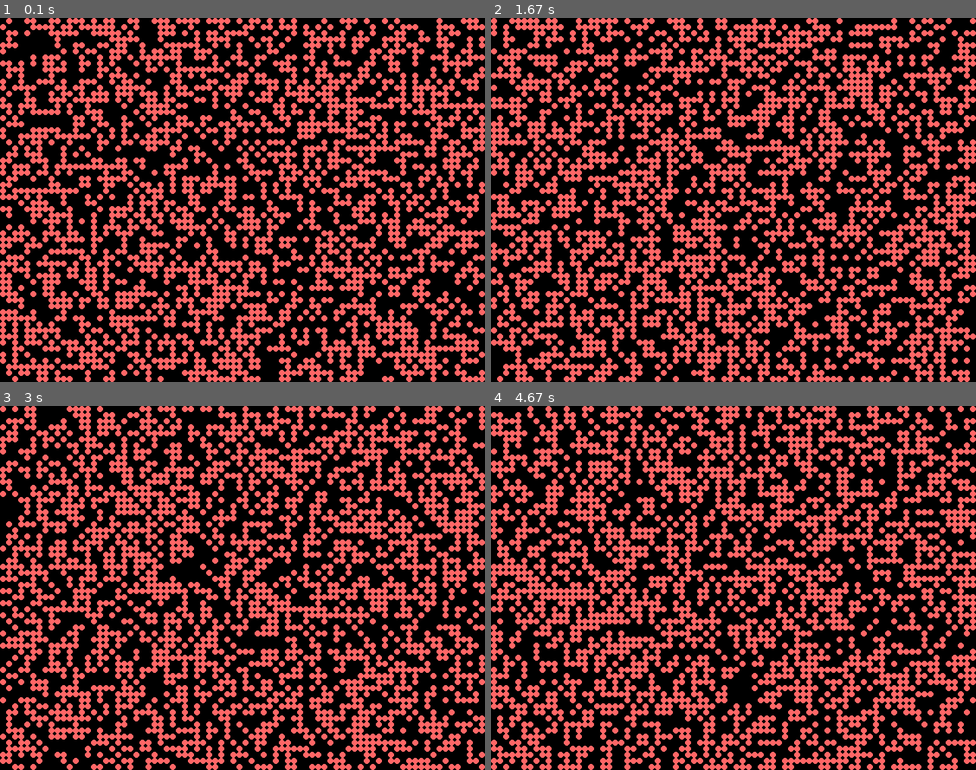
Above: before the commit, frames 1-4 (two rows, left to right).
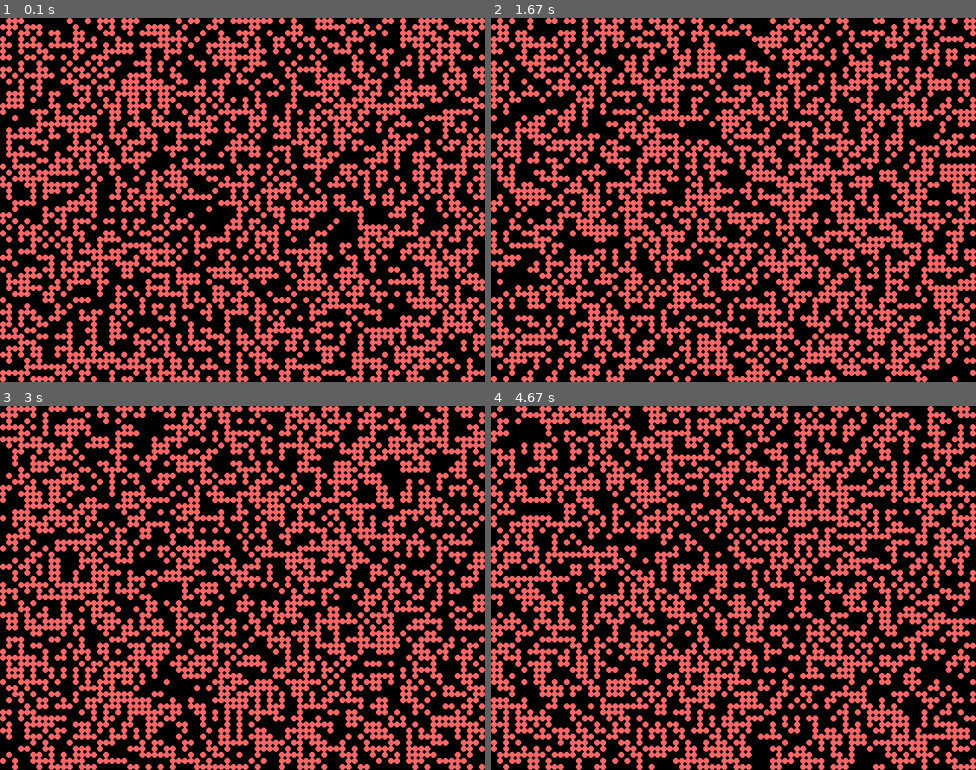
Above: after the commit, the same moments.

Repository: RMDircio/DevD_PygameGoF
Game: pygame game, started from GameOfLife/GameOfLife.py
Same seed, same stepped clock (60 frames per second), same inputs: the game is played once before the commit and once after it.
Inputs:
- Up to frame 1 (0.1 s): no input
- Up to frame 2 (1.67 s): no input
- Up to frame 3 (3 s): no input
- Up to frame 4 (4.67 s): no input

The runs differ from the first frame. In frame 1, 37% of the frame differs, in the area x 0-100%, y 0-100%; in frame 2, 39%; in frame 3, 38%; in frame 4, 39%.

Commit message:
Slowed FPS

Diff:
--- a/GameOfLife/GameOfLife.py
+++ b/GameOfLife/GameOfLife.py
@@ -1,13 +1,17 @@
 
 import sys, pygame
 import random
+from datetime import datetime
 
 # Customizable items
 grid_size = width, height = 800, 600
 cell_size = 10 # radius
+max_fps = 1.0
+
 # cell colors
 dead_black = 0, 0, 0
 alive_coral = 255, 102, 102
+
 
 # Class for whole game
 class GameOfLife:
@@ -19,6 +23,7 @@
         self.screen = pygame.display.set_mode(grid_size)
         self.clear_screen()
         self.init_grids()
+        self.last_update_completed = 0
         # push drawing to memory with flip
         pygame.display.flip()
 
@@ -102,13 +107,23 @@
 
     # game loop
     def run_game(self):
+        desired_milliseconds_between_updates = (1.0 / max_fps) * 1000.0
 
 
         while True:
             self.handle_events()
             self.update_generation()
             self.draw_grid()
-            # pygame.time.wait(1)
+            # Slow down the FrameRate
+            now = pygame.time.get_ticks()
+            milliseconds_since_last_update = now - self.last_update_completed
+
+            time_to_sleep = desired_milliseconds_between_updates - milliseconds_since_last_update
+            if time_to_sleep > 0:
+                pygame.time.delay(int(time_to_sleep))
+            self.last_update_completed = now
+
+
 
 
 
